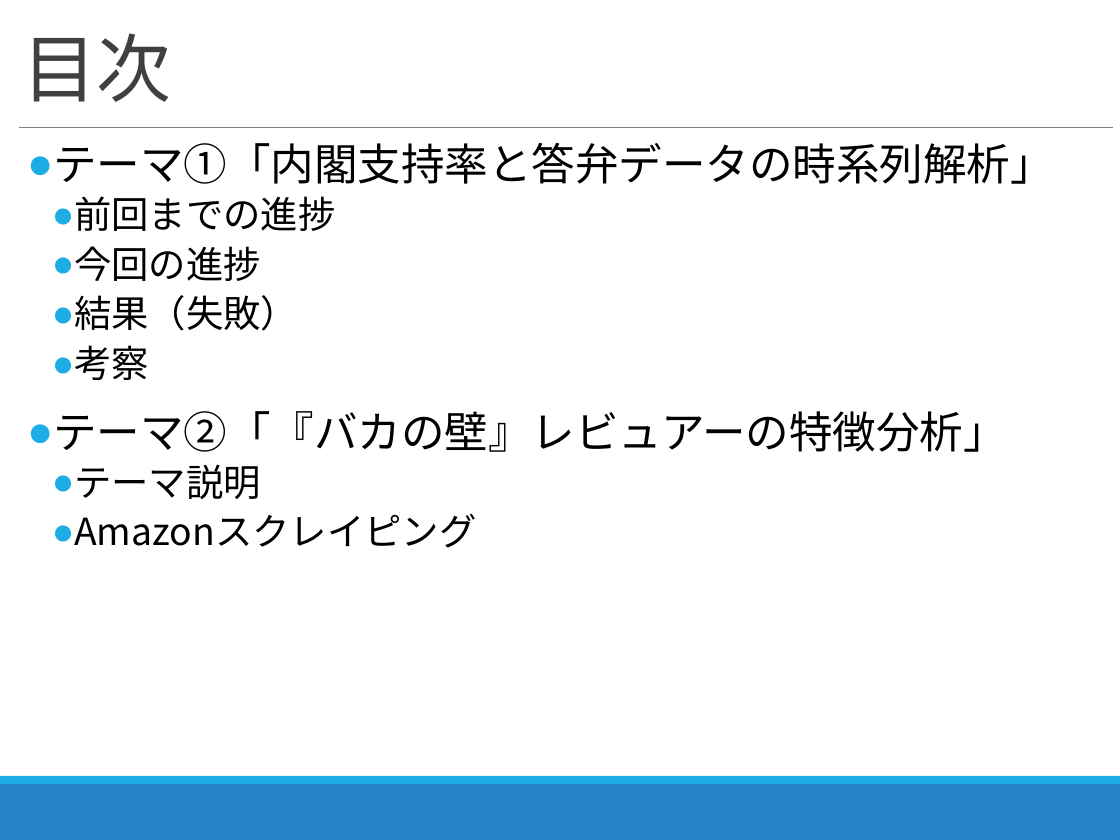
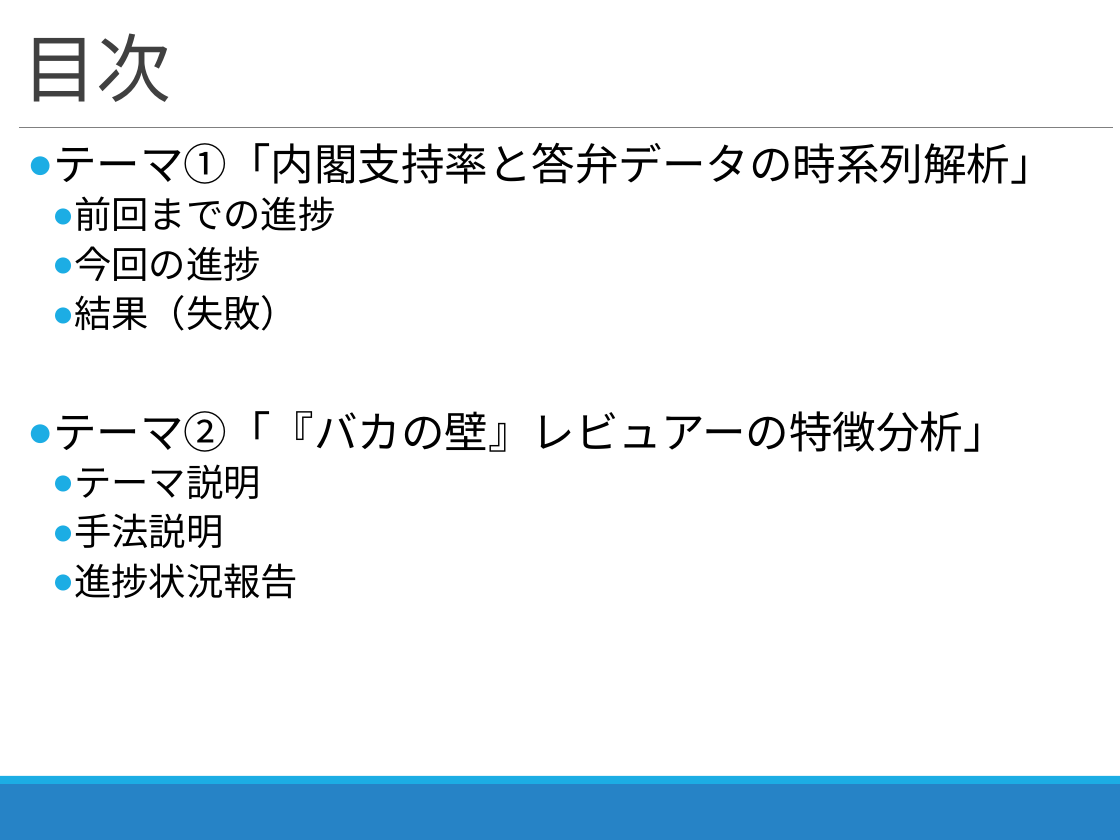
Before and after one commit to zerebom/amazon_sclapiing, a slide deck: slide 2 of 2018_11_07_進捗報告.pptx. Drawn at 1120x840 pixels with LibreOffice and Linux fonts; fonts in the diff are those of the drawing. Boxes give left, top, right and bottom in pixels: in the first picture for what was removed or moved away, otherwise in the second. Text is boxed around its words. In the diff, an @@ line names an element or a change of style, - is before the commit and + after.

```diff
--- a/2018_11_07_進捗報告.pptx
+++ b/2018_11_07_進捗報告.pptx
@@ text at <box>74,345,149,380</box>: paragraph removed @@
-  ● 考察
@@ text at <box>74,513,298,599</box>: text changed @@
-  ● Amazonスクレイピング
+  ● 手法説明
+  ● 進捗状況報告
```
Also in this commit, not shown: 9 other slides changed, 8 slides added, 24 other files.
